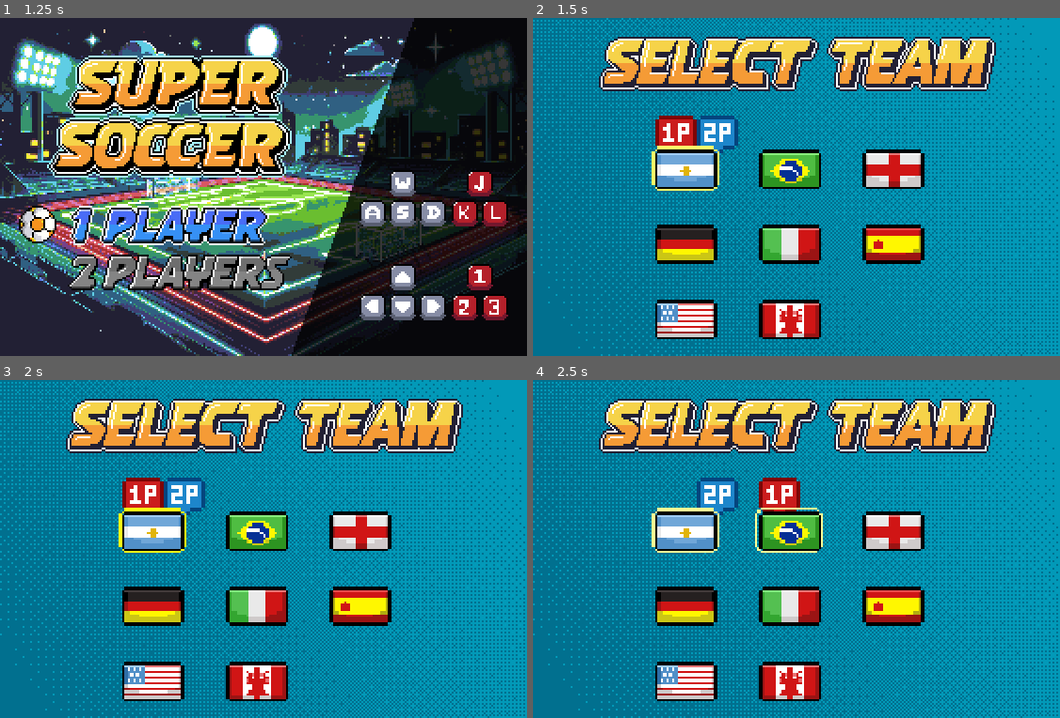
Above: before the commit, frames 1-4 (two rows, left to right).
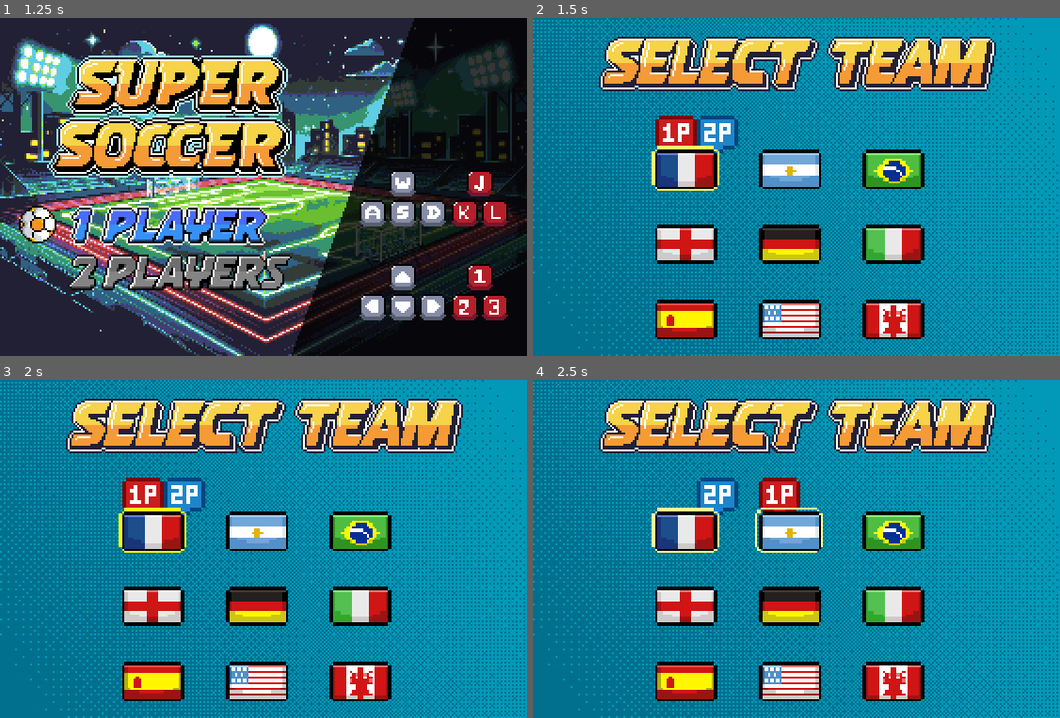
Above: after the commit, the same moments.

Repository: hanmi255/SuperSoccer
Game: Godot game, scene res://scenes/soccer_game/soccer_game.tscn
Two runs of this game, one before a commit and one after it. Both use one fixed random seed, a clock stepped at 60 frames per second and the inputs below.
Inputs:
- Up to frame 1 (1.25 s): hold D (p1_right) from 0.53 s (still down); tap K (p1_pass) at 0.6 s
- Up to frame 2 (1.5 s): release D (p1_right) at 1.28 s; hold S (p1_down) from 1.28 s (still down); tap J (p1_shoot) at 1.35 s
- Up to frame 3 (2 s): keep holding S (p1_down)
- Up to frame 4 (2.5 s): release S (p1_down) at 2.03 s; hold D (p1_right) from 2.03 s (still down); tap L (p1_swap_soul) at 2.1 s

Frame 1 is identical in both runs. In frame 2, 8.6% of the frame differs, in the area x 23-75%, y 40-95%; in frame 3, 8.6%; in frame 4, 8.6%.
Error before the commit: Out of bounds get index '9' (on base: 'Array[String]') (res://scenes/screens/team_selection/team_selection.gd:54)

Commit message:
feat(game): 添加锦标赛模式并优化音频播放
- 新增锦标赛模式,包括淘汰赛和最终胜利画面
- 重构音频系统,分离音乐和音效播放器
- 为不同场景添加背景音乐循环播放
- 优化用户界面和游戏逻辑,支持锦标赛流程

Diff:
--- a/project.godot
+++ b/project.godot
@@ -20,7 +20,8 @@
 DataLoader="*res://scripts/auto_load/data_loader.gd"
 EventBus="*res://scripts/auto_load/event_bus.gd"
 GameManager="*res://scripts/auto_load/game_manager.gd"
-AudioPlayer="*res://scripts/auto_load/audio_player.gd"
+SoundPlayer="*res://scripts/auto_load/sound_player.gd"
+MusicPlayer="*res://scripts/auto_load/music_player.gd"
 
 [display]
 
--- a/scenes/flags_selector/flags_selector.gd
+++ b/scenes/flags_selector/flags_selector.gd
@@ -18,7 +18,7 @@
 	if not is_selected and KeyUtils.is_action_just_pressed(control_scheme, KeyUtils.Action.SHOOT):
 		is_selected = true
 		animation_player.play("selected")
-		AudioPlayer.play(AudioPlayer.Sound.UI_SELECT)
+		SoundPlayer.play(SoundPlayer.Sound.UI_SELECT)
 		EventBus.flag_selected.emit()
 	elif is_selected and KeyUtils.is_action_just_released(control_scheme, KeyUtils.Action.PASS):
 		is_selected = false
--- a/scenes/goal/goal.gd
+++ b/scenes/goal/goal.gd
@@ -42,5 +42,5 @@
 
 
 func _on_scoring_area_body_entered(_ball: Ball) -> void:
-	AudioPlayer.play(AudioPlayer.Sound.WHISTLE)
+	SoundPlayer.play(SoundPlayer.Sound.WHISTLE)
 	EventBus.team_scored.emit(country)
--- a/scenes/screens/main_menu/main_menu.gd
+++ b/scenes/screens/main_menu/main_menu.gd
@@ -40,12 +40,12 @@
 
 func _change_selection(new_selection: int) -> void:
 	current_selection = clamp(new_selection, 0, selectable_textures.size() - 1)
-	AudioPlayer.play(AudioPlayer.Sound.UI_NAV)
+	SoundPlayer.play(SoundPlayer.Sound.UI_NAV)
 	_refresh_ui()
 
 
 func _submit_selection() -> void:
-	AudioPlayer.play(AudioPlayer.Sound.UI_SELECT)
+	SoundPlayer.play(SoundPlayer.Sound.UI_SELECT)
 	var country_default := DataLoader.get_countries()[1]
 	var player_two := "" if current_selection == 0 else country_default
 	GameManager.player_setup = [country_default, player_two]
--- a/scenes/screens/main_menu/main_menu.tscn
+++ b/scenes/screens/main_menu/main_menu.tscn
@@ -247,6 +247,7 @@
 
 [node name="MainMenu" type="Node"]
 script = ExtResource("1_thkx5")
+music = 2
 
 [node name="BG" type="TextureRect" parent="."]
 offset_right = 40.0
--- a/scenes/screens/team_selection/team_selection.gd
+++ b/scenes/screens/team_selection/team_selection.gd
@@ -41,7 +41,7 @@
 	if not KeyUtils.is_action_just_pressed(Player.ControlScheme.P1, KeyUtils.Action.PASS):
 		return
 
-	AudioPlayer.play(AudioPlayer.Sound.UI_NAV)
+	SoundPlayer.play(SoundPlayer.Sound.UI_NAV)
 	transition_to_state(SoccerGame.ScreenType.MAIN_MENU)
 
 
@@ -50,7 +50,7 @@
 		for i in range(NUM_COLS):
 			var flag_texture := TextureRect.new()
 			flag_texture.position = FLAG_ANCHOR_POINT + Vector2(55 * i, 40 * j)
-			var country_index := 1 + i + j * NUM_COLS
+			var country_index := i + j * NUM_COLS
 			var country := DataLoader.get_countries()[country_index]
 			flag_texture.texture = FlagHelper.get_flag_texture(country)
 			flag_texture.scale = Vector2(1.5, 1.5)
@@ -87,7 +87,7 @@
 		var flag_index := selection[selector_index].x + selection[selector_index].y * NUM_COLS
 		GameManager.player_setup[selector_index] = DataLoader.get_countries()[1 + flag_index]
 		selectors[selector_index].position = flags_container.get_child(flag_index).position
-		AudioPlayer.play(AudioPlayer.Sound.UI_NAV)
+		SoundPlayer.play(SoundPlayer.Sound.UI_NAV)
 		return
 
 	# 只处理垂直方向的边界循环
@@ -112,3 +112,5 @@
 	if not country_p2.is_empty() and country_p1 != country_p2:
 		GameManager.current_match = Match.new(country_p1, country_p2)
 		transition_to_state(SoccerGame.ScreenType.IN_GAME)
+	else:
+		transition_to_state(SoccerGame.ScreenType.TOURNAMENT, ScreenStateData.build().set_tournament(TournamentData.new()))
--- a/scenes/screens/team_selection/team_selection.tscn
+++ b/scenes/screens/team_selection/team_selection.tscn
@@ -6,6 +6,7 @@
 
 [node name="TeamSelection" type="Node"]
 script = ExtResource("3_gqce0")
+music = 3
 
 [node name="BG" type="TextureRect" parent="."]
 offset_right = 40.0
--- a/scenes/screens/tournament/tournament.gd
+++ b/scenes/screens/tournament/tournament.gd
@@ -21,14 +21,25 @@
 
 
 func _ready() -> void:
-	tournament_data = TournamentData.new()
+	tournament_data = screen_data.tournament_data
+
+	if tournament_data.current_stage == TournamentData.Stage.COMPLETE:
+		MusicPlayer.play_music(MusicPlayer.Music.WIN)
+
 	_refresh_brackets()
 
 
 func _process(_delta: float) -> void:
-	if KeyUtils.is_action_just_pressed(Player.ControlScheme.P1, KeyUtils.Action.SHOOT):
-		tournament_data.advance()
-		_refresh_brackets()
+	if not KeyUtils.is_action_just_pressed(Player.ControlScheme.P1, KeyUtils.Action.SHOOT):
+		return
+
+	SoundPlayer.play(SoundPlayer.Sound.UI_SELECT)
+
+	if tournament_data.current_stage < TournamentData.Stage.COMPLETE:
+		transition_to_state(SoccerGame.ScreenType.IN_GAME, screen_data)
+		return
+
+	transition_to_state(SoccerGame.ScreenType.MAIN_MENU)
 
 
 func _refresh_brackets() -> void:
@@ -40,30 +51,31 @@
 	var flag_nodes := _get_flag_nodes_from_stage(stage)
 	stage_texture.texture = STAGE_TEXTURES.get(stage)
 
-	if stage < TournamentData.Stage.COMPLETE:
-		var matches: Array = tournament_data.matches[stage]
+	if stage >= TournamentData.Stage.COMPLETE:
+		_set_flag_texture(flag_nodes[0], tournament_data.winner)
+		return
 
-		assert(flag_nodes.size() == 2 * matches.size())
+	var matches: Array = tournament_data.matches[stage]
+	assert(flag_nodes.size() == 2 * matches.size())
 
-		for i in range(matches.size()):
-			var current_match: Match = matches[i]
-			var flag_home: BracketFlag = flag_nodes[i * 2]
-			var flag_away: BracketFlag = flag_nodes[i * 2 + 1]
-			_set_flag_texture(flag_home, current_match.country_home)
-			_set_flag_texture(flag_away, current_match.country_away)
+	for i in range(matches.size()):
+		var current_match: Match = matches[i]
+		var flag_home: BracketFlag = flag_nodes[i * 2]
+		var flag_away: BracketFlag = flag_nodes[i * 2 + 1]
+		_set_flag_texture(flag_home, current_match.country_home)
+		_set_flag_texture(flag_away, current_match.country_away)
 
-			if not current_match.winner.is_empty():
-				var flag_winner := flag_home if current_match.winner == current_match.country_home else flag_away
-				var flag_loser := flag_home if flag_winner == flag_away else flag_away
-				flag_winner.set_as_winner(current_match.final_score)
-				flag_loser.set_as_loser()
+		if not current_match.winner.is_empty():
+			var flag_winner := flag_home if current_match.winner == current_match.country_home else flag_away
+			var flag_loser := flag_home if flag_winner == flag_away else flag_away
+			flag_winner.set_as_winner(current_match.final_score)
+			flag_loser.set_as_loser()
+			continue
 
-			elif [current_match.country_home, current_match.country_away].has(player_country):
-				var flag_player := flag_home if current_match.country_home == player_country else flag_away
-				flag_player.set_as_current_team()
-				GameManager.current_match = current_match
-	else:
-		_set_flag_texture(flag_nodes[0], tournament_data.winner)
+		if [current_match.country_home, current_match.country_away].has(player_country):
+			var flag_player := flag_home if current_match.country_home == player_country else flag_away
+			flag_player.set_as_current_team()
+			GameManager.current_match = current_match
 
 
 func _get_flag_nodes_from_stage(stage: TournamentData.Stage) -> Array[BracketFlag]:
--- a/scenes/screens/tournament/tournament.tscn
+++ b/scenes/screens/tournament/tournament.tscn
@@ -10,6 +10,7 @@
 
 [node name="Tournament" type="Node"]
 script = ExtResource("1_877gd")
+music = 3
 
 [node name="BG" type="TextureRect" parent="."]
 offset_right = 40.0
--- a/scenes/screens/world/world.gd
+++ b/scenes/screens/world/world.gd
@@ -1,6 +1,27 @@
 class_name World
 extends ScreenStateBase
 
+@onready var game_over_timer: Timer = $GameOverTimer
 
-func _enter_tree() -> void:
+
+func _ready() -> void:
+	game_over_timer.timeout.connect(_on_transition.bind())
+	EventBus.game_over.connect(_on_game_over.bind())
 	GameManager.start_game()
+
+
+func _on_game_over(_winner: String) -> void:
+	game_over_timer.start()
+
+
+func _on_transition() -> void:
+	if screen_data.tournament_data == null:
+		transition_to_state(SoccerGame.ScreenType.MAIN_MENU)
+		return
+
+	if GameManager.current_match.winner != GameManager.player_setup[0]:
+		transition_to_state(SoccerGame.ScreenType.MAIN_MENU)
+		return
+
+	screen_data.tournament_data.advance()
+	transition_to_state(SoccerGame.ScreenType.TOURNAMENT, screen_data)
--- a/scenes/screens/world/world.tscn
+++ b/scenes/screens/world/world.tscn
@@ -9,6 +9,7 @@
 
 [node name="World" type="Node"]
 script = ExtResource("1_j30nm")
+music = 1
 
 [node name="BG" type="Node2D" parent="."]
 
@@ -30,3 +31,7 @@
 [node name="ActorsContainer" parent="." instance=ExtResource("5_v5dby")]
 
 [node name="UI" parent="." instance=ExtResource("5_t5ptc")]
+
+[node name="GameOverTimer" type="Timer" parent="."]
+wait_time = 3.0
+one_shot = true
--- a/scripts/auto_load/game_manager.gd
+++ b/scripts/auto_load/game_manager.gd
@@ -18,7 +18,6 @@
 
 
 func _ready() -> void:
-	time_left = GAME_DURATION
 	EventBus.game_state_transition_requested.connect(switch_state.bind())
 	EventBus.impact_received.connect(_on_impact_received.bind())
 
@@ -40,6 +39,7 @@
 
 
 func start_game() -> void:
+	time_left = GAME_DURATION
 	switch_state(State.RESET)
 
 
--- /dev/null
+++ b/scripts/auto_load/music_player.gd
@@ -0,0 +1,23 @@
+extends AudioStreamPlayer
+
+enum Music {NONE, GAMEPLAY, MENU, TOURNAMENT, WIN}
+
+const MUSIC_MAP: Dictionary[Music, AudioStream] = {
+	Music.GAMEPLAY: preload("res://assets/audio/music/gameplay.mp3"),
+	Music.MENU: preload("res://assets/audio/music/menu.mp3"),
+	Music.TOURNAMENT: preload("res://assets/audio/music/tournament.mp3"),
+	Music.WIN: preload("res://assets/audio/music/win.mp3"),
+}
+
+var current_music := Music.NONE
+
+
+func _ready() -> void:
+	process_mode = Node.PROCESS_MODE_ALWAYS
+
+
+func play_music(music: Music) -> void:
+	if music != current_music and MUSIC_MAP.has(music):
+		stream = MUSIC_MAP.get(music)
+		current_music = music
+		play()
--- a/scripts/data/tournament_data.gd
+++ b/scripts/data/tournament_data.gd
@@ -13,7 +13,7 @@
 
 func _init() -> void:
 	var all_countries := DataLoader.get_countries()
-	all_countries.shuffle() # 每次启动随机打乱
+	all_countries.shuffle()
 	var selected_countries := all_countries.slice(0, 8)
 	_create_bracket(Stage.QUARTER_FINALS, selected_countries)
 
--- a/scripts/state_machine/ball_state/ball_state_base.gd
+++ b/scripts/state_machine/ball_state/ball_state_base.gd
@@ -59,7 +59,7 @@
 	var collision := ball.move_and_collide(ball.velocity * delta)
 	if collision != null:
 		ball.velocity = ball.velocity.bounce(collision.get_normal()) * ball.BOUNCINESS
-		AudioPlayer.play(AudioPlayer.Sound.BOUNCE)
+		SoundPlayer.play(SoundPlayer.Sound.BOUNCE)
 		ball.switch_state(Ball.State.FREEFORM)
 
 
--- a/scripts/state_machine/game_state/states/game_state_kickoff.gd
+++ b/scripts/state_machine/game_state/states/game_state_kickoff.gd
@@ -23,5 +23,5 @@
 	for control_scheme: Player.ControlScheme in valid_control_schemes:
 		if KeyUtils.is_action_just_pressed(control_scheme, KeyUtils.Action.PASS):
 			EventBus.kickoff_started.emit()
-			AudioPlayer.play(AudioPlayer.Sound.WHISTLE)
+			SoundPlayer.play(SoundPlayer.Sound.WHISTLE)
 			transition_state(GameManager.State.IN_PLAY)
--- a/scripts/state_machine/player_state/states/player_state_bicycle_kick.gd
+++ b/scripts/state_machine/player_state/states/player_state_bicycle_kick.gd
@@ -15,7 +15,7 @@
 	if contact_ball.can_air_connect(BALL_HEIGHT_MIN, BALL_HEIGHT_MAX):
 		var destination := target_goal.get_random_target_position()
 		var direction := ball.position.direction_to(destination)
-		AudioPlayer.play(AudioPlayer.Sound.POWER_SHOOT)
+		SoundPlayer.play(SoundPlayer.Sound.POWER_SHOOT)
 		contact_ball.shoot(direction * player.power * BONUS_FACTOR)
 
 
--- a/scripts/state_machine/player_state/states/player_state_header.gd
+++ b/scripts/state_machine/player_state/states/player_state_header.gd
@@ -22,5 +22,5 @@
 
 func _on_ball_entered(contact_ball: Ball) -> void:
 	if contact_ball.can_air_connect(BALL_HEIGHT_MIN, BALL_HEIGHT_MAX):
-		AudioPlayer.play(AudioPlayer.Sound.POWER_SHOOT)
+		SoundPlayer.play(SoundPlayer.Sound.POWER_SHOOT)
 		contact_ball.shoot(player.velocity.normalized() * player.power * BONUS_FACTOR)
--- a/scripts/state_machine/player_state/states/player_state_hurt.gd
+++ b/scripts/state_machine/player_state/states/player_state_hurt.gd
@@ -18,7 +18,7 @@
 
 	if ball.carrier == player:
 		ball.tumble(state_data.hurt_direction * BALL_TUMBLE_SPEED)
-		AudioPlayer.play(AudioPlayer.Sound.HURT)
+		SoundPlayer.play(SoundPlayer.Sound.HURT)
 		EventBus.impact_received.emit(player.position, false)
 
 
--- a/scripts/state_machine/player_state/states/player_state_passing.gd
+++ b/scripts/state_machine/player_state/states/player_state_passing.gd
@@ -5,13 +5,13 @@
 func _enter_tree() -> void:
 	animation_player.play("kick")
 	player.velocity = Vector2.ZERO
-	AudioPlayer.play(AudioPlayer.Sound.PASS)
+	SoundPlayer.play(SoundPlayer.Sound.PASS)
 
 
 func find_teammate_in_view() -> Player:
 	var players_in_view := teammate_detection_area.get_overlapping_bodies()
 	var teammates_in_view := players_in_view.filter(
-		func(p: Player): return p != player
+		func(p: Player): return p != player and p.country == player.country
 	)
 	teammates_in_view.sort_custom(
 		func(a: Player, b: Player): return a.position.distance_squared_to(player.position) < b.position.distance_squared_to(player.position)
--- a/scripts/state_machine/player_state/states/player_state_shooting.gd
+++ b/scripts/state_machine/player_state/states/player_state_shooting.gd
@@ -16,5 +16,5 @@
 
 
 func shoot_ball() -> void:
-	AudioPlayer.play(AudioPlayer.Sound.SHOOT)
+	SoundPlayer.play(SoundPlayer.Sound.SHOOT)
 	ball.shoot(state_data.shoot_direction * state_data.shoot_power)
--- a/scripts/state_machine/player_state/states/player_state_tackling.gd
+++ b/scripts/state_machine/player_state/states/player_state_tackling.gd
@@ -10,7 +10,7 @@
 
 func _enter_tree() -> void:
 	animation_player.play("tackle")
-	AudioPlayer.play(AudioPlayer.Sound.TACKLING)
+	SoundPlayer.play(SoundPlayer.Sound.TACKLING)
 	tackle_damage_emitter_area.set_deferred("monitoring", true)
 
 
--- a/scripts/state_machine/player_state/states/player_state_volley_kick.gd
+++ b/scripts/state_machine/player_state/states/player_state_volley_kick.gd
@@ -15,7 +15,7 @@
 	if contact_ball.can_air_connect(BALL_HEIGHT_MIN, BALL_HEIGHT_MAX):
 		var destination := target_goal.get_random_target_position()
 		var direction := ball.position.direction_to(destination)
-		AudioPlayer.play(AudioPlayer.Sound.POWER_SHOOT)
+		SoundPlayer.play(SoundPlayer.Sound.POWER_SHOOT)
 		contact_ball.shoot(direction * player.power * BONUS_FACTOR)
 
 
--- a/scripts/state_machine/screen_state/screen_state_base.gd
+++ b/scripts/state_machine/screen_state/screen_state_base.gd
@@ -4,8 +4,14 @@
 # 此处的State特指屏幕场景
 # 见 scenes/screens
 
+@export var music: MusicPlayer.Music
+
 var game: SoccerGame = null
 var screen_data: ScreenStateData = null
+
+
+func _enter_tree() -> void:
+	MusicPlayer.play_music(music)
 
 
 func setup(context_game: SoccerGame, context_data: ScreenStateData) -> void:
--- a/scripts/state_machine/screen_state/screen_state_data.gd
+++ b/scripts/state_machine/screen_state/screen_state_data.gd
@@ -1,4 +1,11 @@
 class_name ScreenStateData
+
+var tournament_data: TournamentData = null
 
 static func build() -> ScreenStateData:
 	return ScreenStateData.new()
+
+
+func set_tournament(context_tournament_data: TournamentData) -> ScreenStateData:
+	tournament_data = context_tournament_data
+	return self
--- a/scripts/state_machine/screen_state/screen_state_factory.gd
+++ b/scripts/state_machine/screen_state/screen_state_factory.gd
@@ -7,7 +7,8 @@
 	states = {
 		SoccerGame.ScreenType.MAIN_MENU: preload("res://scenes/screens/main_menu/main_menu.tscn"),
 		SoccerGame.ScreenType.TEAM_SELECTION: preload("res://scenes/screens/team_selection/team_selection.tscn"),
-		SoccerGame.ScreenType.IN_GAME: preload("res://scenes/screens/world/world.tscn")
+		SoccerGame.ScreenType.IN_GAME: preload("res://scenes/screens/world/world.tscn"),
+		SoccerGame.ScreenType.TOURNAMENT: preload("res://scenes/screens/tournament/tournament.tscn")
 	}
 
 
Not shown, changed: assets/audio/music/gameplay.mp3.import
Not shown, changed: assets/audio/music/menu.mp3.import
Not shown, changed: assets/audio/music/tournament.mp3.import
Not shown, changed: assets/audio/music/win.mp3.import
Not shown, added: scripts/auto_load/music_player.gd.uid
Renamed: scripts/auto_load/audio_player.gd -> scripts/auto_load/sound_player.gd
Renamed: scripts/auto_load/audio_player.gd.uid -> scripts/auto_load/sound_player.gd.uid
